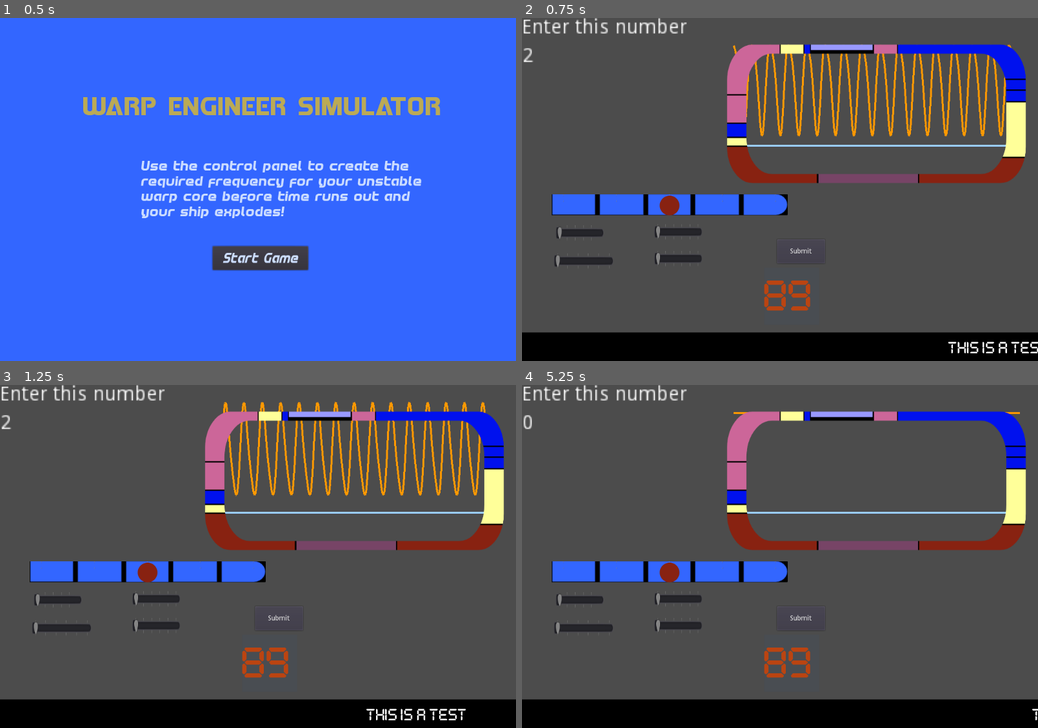
Above: before the commit, frames 1-4 (two rows, left to right).
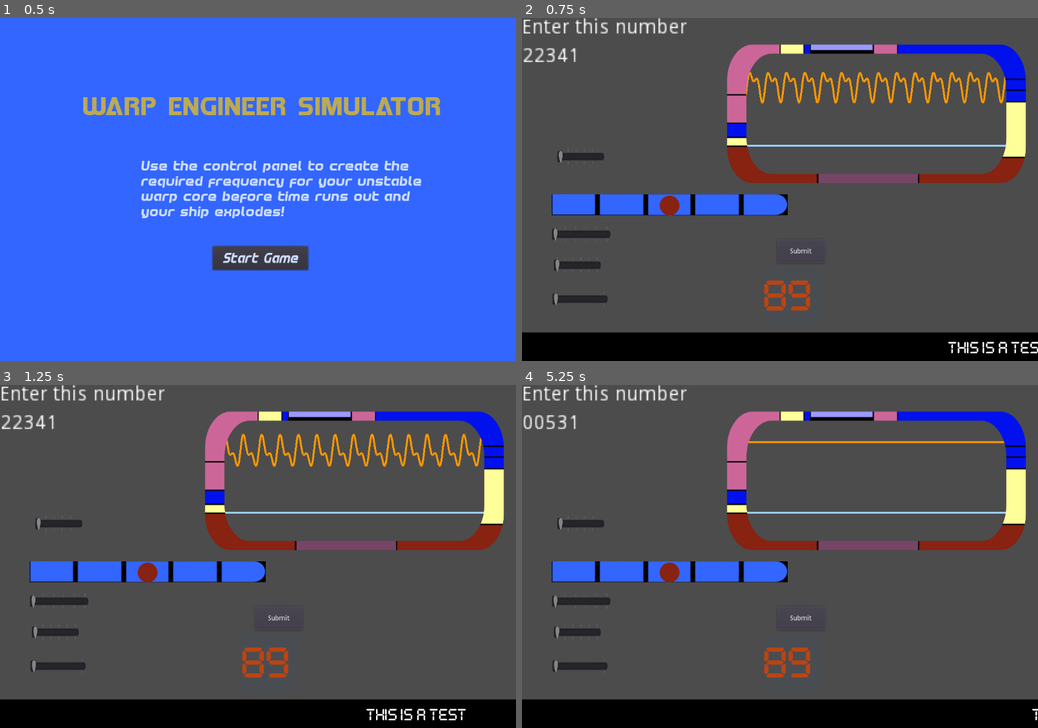
Above: after the commit, the same moments.

Repository: squiggle-at-squiggle/LDJam49
Game: Godot game, scene res://Scenes/Main.tscn
Same seed, same stepped clock (60 frames per second), same inputs: the game is played once before the commit and once after it.
Inputs:
- Up to frame 1 (0.5 s): no input
- Up to frame 2 (0.75 s): click "Submit" at 0.5 s
- Up to frame 3 (1.25 s): no input
- Up to frame 4 (5.25 s): click "Submit" at 1.25 s; click "Submit" at 2 s; tap Enter at 2.75, 4.25 s; tap Space at 3.5 s; click "Start Game" at 5 s

Frame 1 is identical in both runs. In frame 2, 4.8% of the frame differs, in the area x 2-95%, y 7-84%; in frame 3, 4.8%, in the area x 2-95%, y 4-84%; in frame 4, 1.8%.

Commit message:
verifies win/loss on all sliders

Diff:
--- a/Code/ControlPanel.gd
+++ b/Code/ControlPanel.gd
@@ -25,6 +25,8 @@
 	submission3 = $Control/SliderThree/HSlider.value
 	submission4 = $Control/SliderFour/HSlider.value
 	submission5 = $Control/SliderFive/HSlider.value
+	if submission5 == 0:
+		submission5 = -1
 	emit_signal("submitted")
 
 
--- a/Code/EngineGraph.gd
+++ b/Code/EngineGraph.gd
@@ -71,8 +71,10 @@
 		prev_pixel_y = pixel_y
 
 func draw_from_puzzle( value1, value2, value3, value4, value5 ):
+	if value5 == 0:
+		value5 = -1
 	b = 2* value1
-	c = value2
-	a = value3 * value5
+	c = value2 * value5
+	a = value3
 	d = 2 * value4
 	update()
--- a/Code/Main.gd
+++ b/Code/Main.gd
@@ -6,6 +6,10 @@
 var round_counter = 0
 var current_puzzle
 var solution1
+var solution2
+var solution3
+var solution4
+var solution5
 
 # Called when the node enters the scene tree for the first time.
 func _ready():
@@ -50,6 +54,10 @@
 	current_puzzle.generate_puzzle($ControlPanel/Control/SliderOne/HSlider.min_value,$ControlPanel/Control/SliderOne/HSlider.max_value)
 	add_child(current_puzzle)
 	solution1 = current_puzzle.solution
+	solution2 = current_puzzle.solution2
+	solution3 = current_puzzle.solution3
+	solution4 = current_puzzle.solution4
+	solution5 = current_puzzle.solution5
 	$Countdown.set_timer(90)
 	round_counter += 1
 	# destroy current_puzzle
@@ -57,10 +65,19 @@
 	# increment round_counter
 
 
+func verify_solution():
+	if int($ControlPanel.submission) == solution1 and int($ControlPanel.submission2) == solution2 and int($ControlPanel.submission3) == solution3 and int($ControlPanel.submission4) == solution4 and int($ControlPanel.submission5) == solution5:
+		return true
+	else:
+		return false
+
+
+
 func CheckSubmission():
-	if int($ControlPanel.submission) == solution1 and total_rounds == round_counter:
+	if verify_solution() and total_rounds == round_counter:
 		WinGame()
-	elif int($ControlPanel.submission) == solution1:
+		round_counter=0
+	elif verify_solution():
 		new_round()
 	else:
 		LoseGame()
--- a/Code/Puzzle.gd
+++ b/Code/Puzzle.gd
@@ -19,9 +19,10 @@
 	solution2 = randi() % (int(slider_max) + 1) + int(slider_min)
 	solution3 = randi() % (int(slider_max) + 1) + int(slider_min)
 	solution4 = randi() % (int(slider_max) + 1) + int(slider_min)
-	solution5 = randi() % (int(slider_max) + 1) + int(slider_min)
+	var truthy = [1,-1]
+	solution5 = truthy[randi() % 2]
 	$EngineGraph.draw_from_puzzle(solution,solution2,solution3,solution4,solution5)
-	$Solution.text = str(solution)
+	$Solution.text = str(solution, solution2, solution3, solution4, solution5)
 
 # Called every frame. 'delta' is the elapsed time since the previous frame.
 #func _process(delta):
--- a/Scenes/ControlPanel.tscn
+++ b/Scenes/ControlPanel.tscn
@@ -50,10 +50,10 @@
 }
 
 [node name="SliderOne" parent="Control" instance=ExtResource( 2 )]
-margin_left = 71.818
-margin_top = 432.124
-margin_right = -883.182
-margin_bottom = -234.876
+margin_left = 73.818
+margin_top = 271.624
+margin_right = -881.182
+margin_bottom = -395.376
 
 [node name="PlayerScreen" parent="Control" instance=ExtResource( 4 )]
 position = Vector2( 443, 225 )
@@ -66,22 +66,22 @@
 margin_bottom = -307.5
 
 [node name="SliderThree" parent="Control" instance=ExtResource( 7 )]
-margin_left = 68.0
-margin_top = 491.0
-margin_right = -887.0
-margin_bottom = -176.0
+margin_left = 62.5
+margin_top = 434.5
+margin_right = -892.5
+margin_bottom = -232.5
 
 [node name="SliderFour" parent="Control" instance=ExtResource( 8 )]
-margin_left = 278.0
-margin_top = 486.0
-margin_right = -673.0
-margin_bottom = -178.0
+margin_left = 67.0
+margin_top = 500.0
+margin_right = -884.0
+margin_bottom = -164.0
 
 [node name="SliderFive" parent="Control" instance=ExtResource( 9 )]
-margin_left = 277.5
-margin_top = 429.5
-margin_right = -677.5
-margin_bottom = -237.5
+margin_left = 64.5
+margin_top = 571.0
+margin_right = -890.5
+margin_bottom = -95.9999
 
 [node name="Sprite" type="Sprite" parent="."]
 position = Vector2( 461, 130.2 )
--- a/Scenes/SliderFive.tscn
+++ b/Scenes/SliderFive.tscn
@@ -5,4 +5,10 @@
 [node name="SliderFive" instance=ExtResource( 1 )]
 
 [node name="HSlider" parent="." index="0"]
+anchor_left = -0.00565698
+anchor_right = -0.00565698
+margin_left = -0.292877
+margin_right = 117.707
+max_value = 1.0
+tick_count = 2
 ticks_on_borders = true
